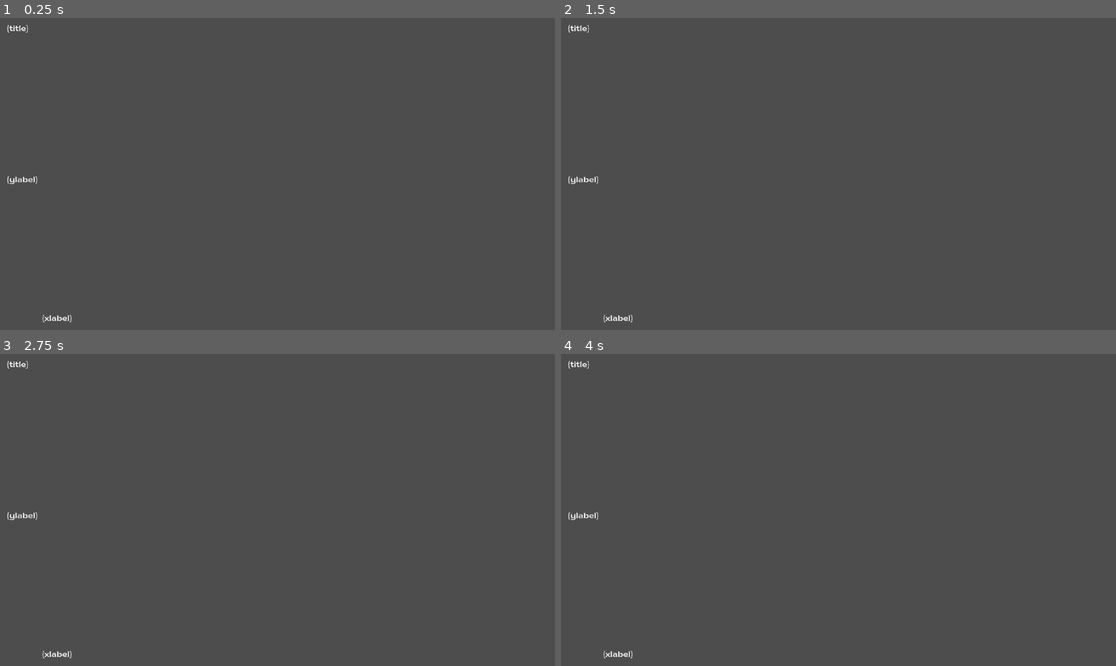
Above: before the commit, frames 1-4 (two rows, left to right).
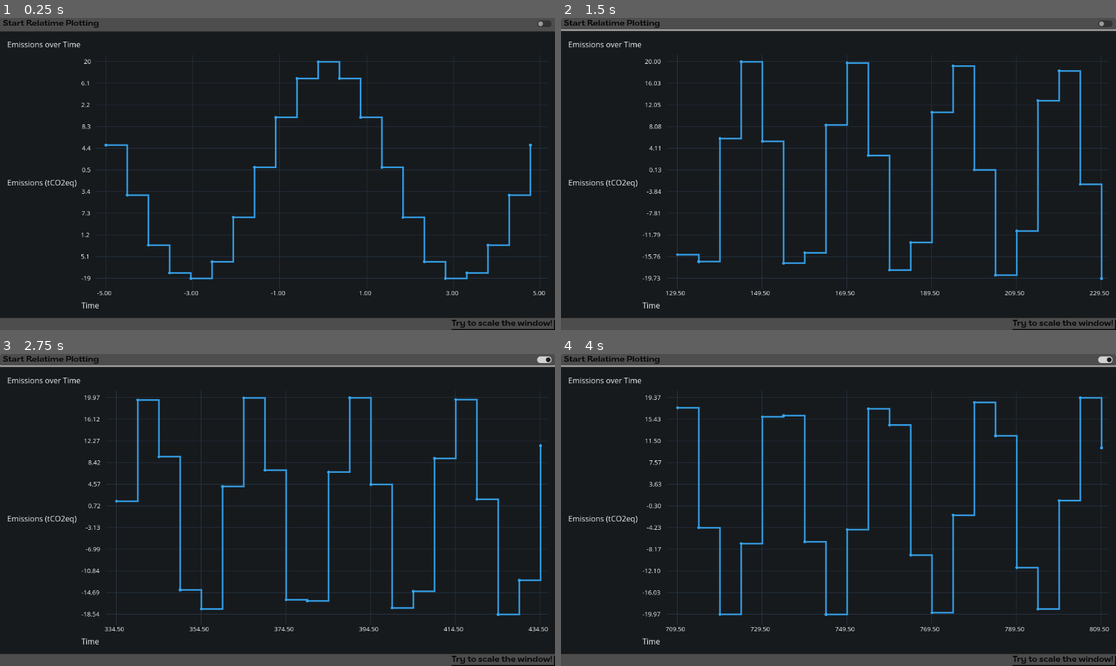
Above: after the commit, the same moments.

Repository: Open-Earth-Foundation/emissionary_game
Game: Godot game, scene res://scenes/emissions_overview.tscn
Two runs of this game, one before a commit and one after it. Both use one fixed random seed, a clock stepped at 60 frames per second and the inputs below. This scene is started directly instead of the project's main scene.
Inputs (mouse positions are in pixels of both pictures, inside the frame that each line leads up to):
- Up to frame 1 (0.25 s): no input
- Up to frame 2 (1.5 s): click (838, 24) at 0.5 s, where only the run after the commit has a clickable "Start Relatime Plotting"; click (838, 24) at 1.25 s, where only the run after the commit has a clickable "Start Relatime Plotting"
- Up to frame 3 (2.75 s): click (277, 360) at 2 s, where only the run after the commit has a clickable "Start Relatime Plotting"
- Up to frame 4 (4 s): move the mouse to (960, 494) at 2.77 s; move the mouse to (727, 525) at 3.52 s

The runs differ from the first frame. In frame 1, 92% of the frame differs, in the area x 0-100%, y 0-100%; in frame 2, 93%; in frame 3, 93%; in frame 4, 93%.

Commit message:
Add emissions overview diagram screen

Diff:
--- a/scenes/emissions_overview.tscn
+++ b/scenes/emissions_overview.tscn
@@ -1,6 +1,15 @@
-[gd_scene load_steps=2 format=3 uid="uid://6uf3fpcdr3yg"]
+[gd_scene load_steps=4 format=3 uid="uid://6uf3fpcdr3yg"]
 
+[ext_resource type="Script" path="res://scripts/emissions_overview.gd" id="1_0p0dj"]
 [ext_resource type="PackedScene" uid="uid://dlwq4kmdb3bhs" path="res://addons/easy_charts/control_charts/chart.tscn" id="1_7v3cm"]
+
+[sub_resource type="StyleBoxFlat" id="1"]
+content_margin_right = 5.0
+content_margin_bottom = 5.0
+draw_center = false
+border_width_right = 2
+border_width_bottom = 2
+border_color = Color(0, 0, 0, 1)
 
 [node name="EmissionsOverview" type="Control"]
 layout_mode = 3
@@ -9,6 +18,31 @@
 anchor_bottom = 1.0
 grow_horizontal = 2
 grow_vertical = 2
+script = ExtResource("1_0p0dj")
 
-[node name="Chart" parent="." instance=ExtResource("1_7v3cm")]
-layout_mode = 1
+[node name="VBoxContainer" type="VBoxContainer" parent="."]
+layout_mode = 0
+anchor_right = 1.0
+anchor_bottom = 1.0
+
+[node name="CheckButton" type="CheckButton" parent="VBoxContainer"]
+layout_mode = 2
+theme_override_colors/font_color = Color(0, 0, 0, 1)
+theme_override_colors/font_pressed_color = Color(0, 0, 0, 1)
+theme_override_colors/font_hover_color = Color(0, 0, 0, 1)
+theme_override_colors/font_hover_pressed_color = Color(0, 0, 0, 1)
+theme_override_colors/font_focus_color = Color(0, 0, 0, 1)
+theme_override_colors/font_disabled_color = Color(0, 0, 0, 1)
+text = "Start Relatime Plotting"
+
+[node name="Chart" parent="VBoxContainer" instance=ExtResource("1_7v3cm")]
+layout_mode = 2
+
+[node name="Label" type="Label" parent="VBoxContainer"]
+layout_mode = 2
+size_flags_horizontal = 8
+theme_override_colors/font_color = Color(0, 0, 0, 1)
+theme_override_styles/normal = SubResource("1")
+text = "Try to scale the window!"
+
+[connection signal="pressed" from="VBoxContainer/CheckButton" to="." method="_on_CheckButton_pressed"]
--- /dev/null
+++ b/scripts/emissions_overview.gd
@@ -0,0 +1,72 @@
+extends Control
+
+@onready var chart: Chart = $VBoxContainer/Chart
+
+# This Chart will plot 3 different functions
+var f1: Function
+
+func _ready():
+	# Let's create our @x values
+	var x: PackedFloat32Array = ArrayOperations.multiply_float(range(-10, 11, 1), 0.5)
+
+	# And our y values. It can be an n-size array of arrays.
+	# NOTE: `x.size() == y.size()` or `x.size() == y[n].size()`
+	var y: Array = ArrayOperations.multiply_int(ArrayOperations.cos(x), 20)
+
+	# Let's customize the chart properties, which specify how the chart
+	# should look, plus some additional elements like labels, the scale, etc...
+	var cp: ChartProperties = ChartProperties.new()
+	cp.colors.frame = Color("#161a1d")
+	cp.colors.background = Color.TRANSPARENT
+	cp.colors.grid = Color("#283442")
+	cp.colors.ticks = Color("#283442")
+	cp.colors.text = Color.WHITE_SMOKE
+	cp.draw_bounding_box = false
+	cp.title = "Emissions over Time"
+	cp.x_label = "Time"
+	cp.y_label = "Emissions (tCO2eq)"
+	cp.x_scale = 5
+	cp.y_scale = 10
+	cp.interactive = true # false by default, it allows the chart to create a tooltip to show point values
+	# and interecept clicks on the plot
+
+	# Let's add values to our functions
+	f1 = Function.new(
+		x, y, "Pressure", # This will create a function with x and y values taken by the Arrays
+						# we have created previously. This function will also be named "Pressure"
+						# as it contains 'pressure' values.
+						# If set, the name of a function will be used both in the Legend
+						# (if enabled thourgh ChartProperties) and on the Tooltip (if enabled).
+		# Let's also provide a dictionary of configuration parameters for this specific function.
+		{
+			color = Color("#36a2eb"), 		# The color associated to this function
+			marker = Function.Marker.CIRCLE, 	# The marker that will be displayed for each drawn point (x,y)
+											# since it is `NONE`, no marker will be shown.
+			type = Function.Type.LINE, 		# This defines what kind of plotting will be used,
+											# in this case it will be a Linear Chart.
+			interpolation = Function.Interpolation.STAIR	# Interpolation mode, only used for
+															# Line Charts and Area Charts.
+		}
+	)
+
+	# Now let's plot our data
+	chart.plot([f1], cp)
+
+	# Uncommenting this line will show how real time data plotting works
+	set_process(false)
+
+
+var new_val: float = 4.5
+
+func _process(delta: float):
+	# This function updates the values of a function and then updates the plot
+	new_val += 5
+
+	# we can use the `Function.add_point(x, y)` method to update a function
+	f1.add_point(new_val, cos(new_val) * 20)
+	f1.remove_point(0)
+	chart.queue_redraw() # This will force the Chart to be updated
+
+
+func _on_CheckButton_pressed():
+	set_process(not is_processing())
